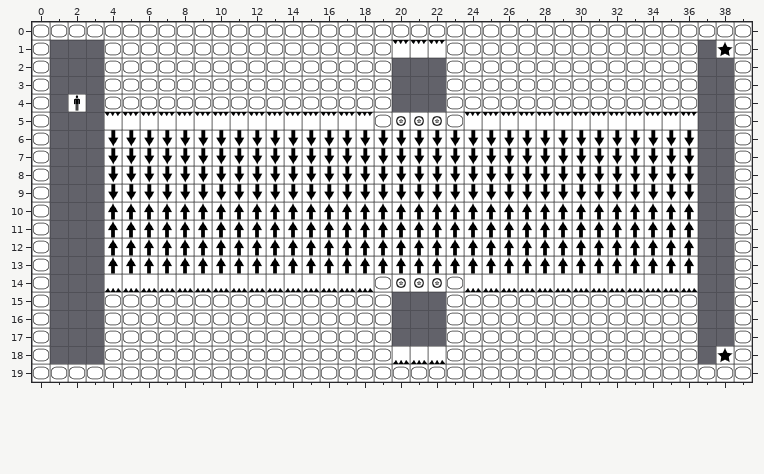
Tiled map: src/levels/raw/map04_hard.tmx. Above is the file before it was changed.
Cells are 32x32 px. Shown: x 0..39, y 0..19.
And afterwards:
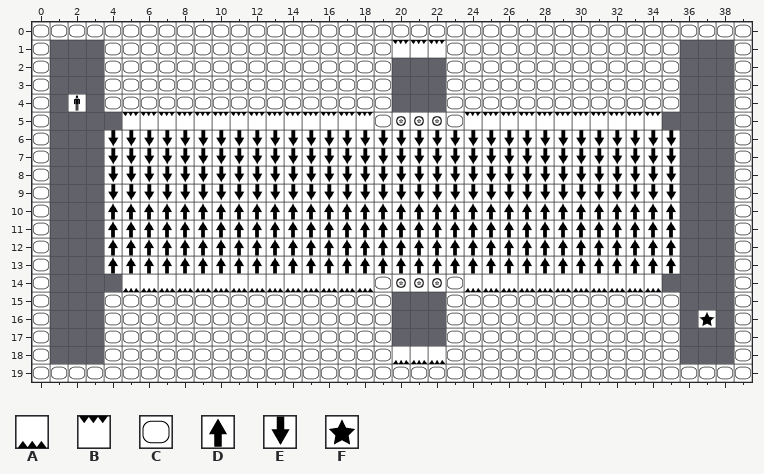
Key: from "tilesJetpack": A 0, B 1, C 5, D 6, E 7, F 8.
_ is an empty cell.
From old to new:
Layer "Camada de Tiles 1":
y 1: x 36 C -> _; x 38 F -> _
y 2..4: x 36 C -> _
y 5: x 4 B -> _; x 35..36 BB -> __
y 6..9: x 36 E -> _
y 10..13: x 36 D -> _
y 14: x 4 A -> _; x 35..36 AA -> __
y 15: x 36 C -> _
y 16: x 36..37 C_ -> _F
y 17: x 36 C -> _
y 18: x 36 C -> _; x 38 F -> _
Where, in picture pixels (left, top, right, bottom), the same in both pictures:
changed: (662, 40, 716, 364)
removed: (716, 40, 734, 58)
removed: (104, 112, 122, 130)
removed: (104, 274, 122, 292)
removed: (716, 346, 734, 364)
